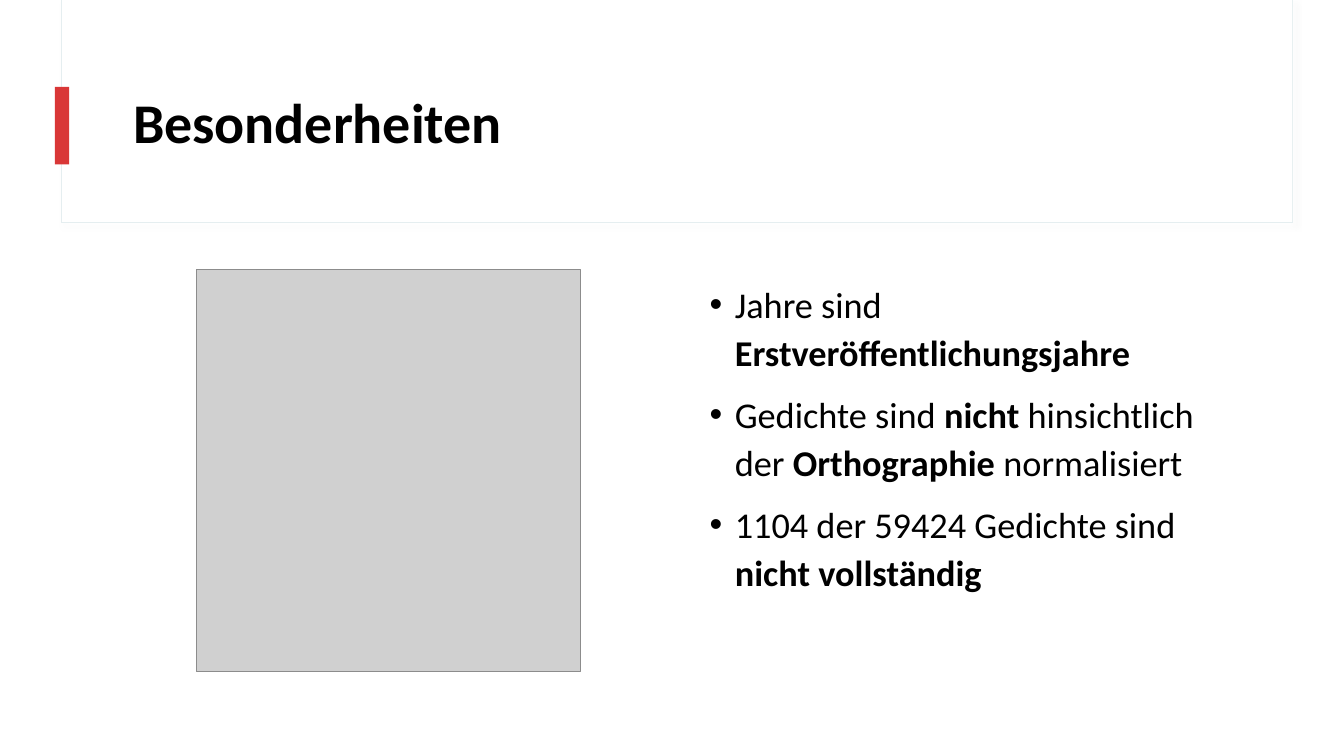
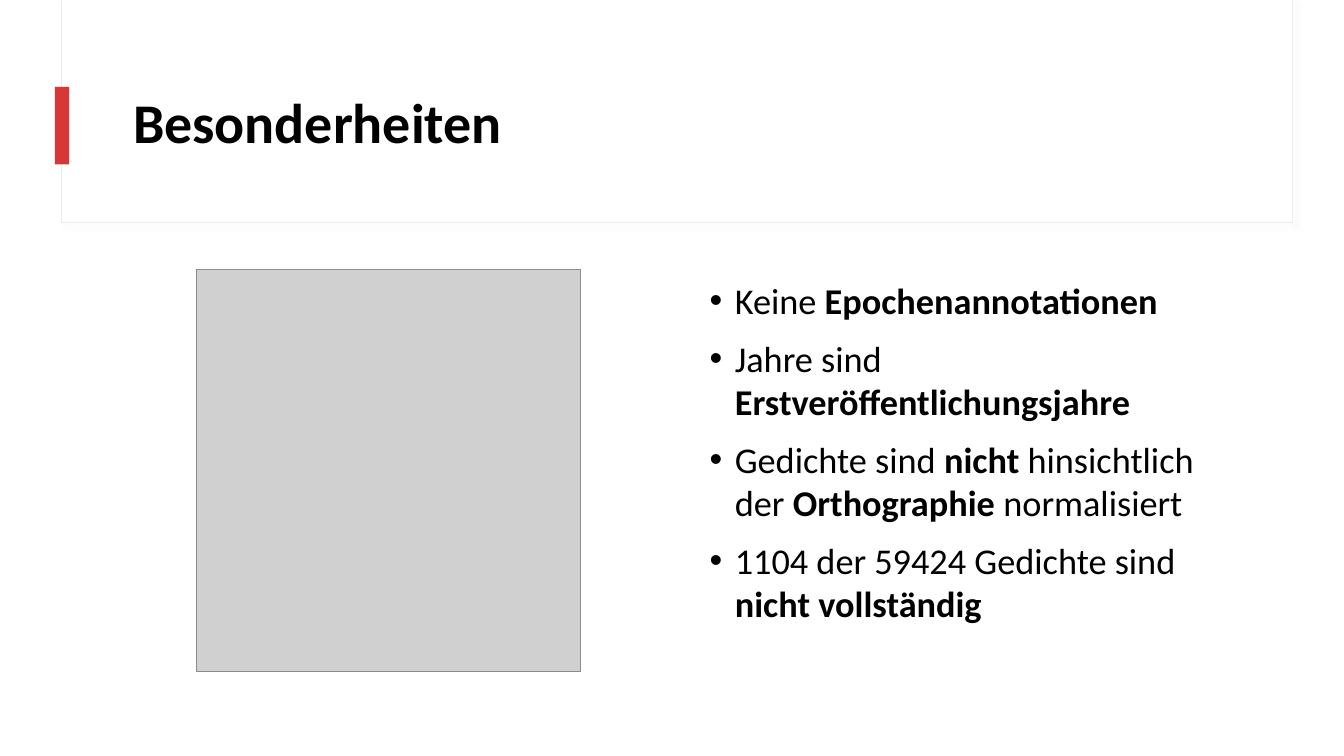
Before and after one commit to realjanpaulus/clusterpoems, a slide deck: slide 9 of presentation/clustering_presentation.pptx. Drawn at 1344x756 pixels with LibreOffice and Linux fonts; fonts in the diff are those of the drawing; grey boxes stand for pictures. Boxes give left, top, right and bottom in pixels: in the first picture for what was removed or moved away, otherwise in the second. Text is boxed around its words. In the diff, an @@ line names an element or a change of style, - is before the commit and + after.

```diff
--- a/presentation/clustering_presentation.pptx
+++ b/presentation/clustering_presentation.pptx
@@ text at bbox=[735, 288, 1158, 320]: paragraph added @@
+• Keine Epochenannotationen
@@ text at bbox=[735, 346, 1194, 623]: line spacing 1.1 to 1 @@
```
Also in this commit, not shown: 3 other slides changed, 1 slide removed, 6 other files.
